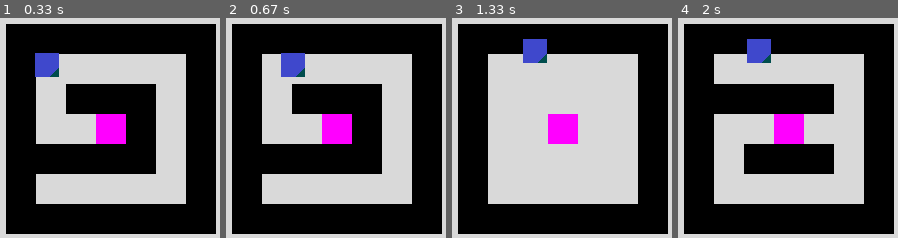
Above: before the commit, frames 1-4 (left to right).
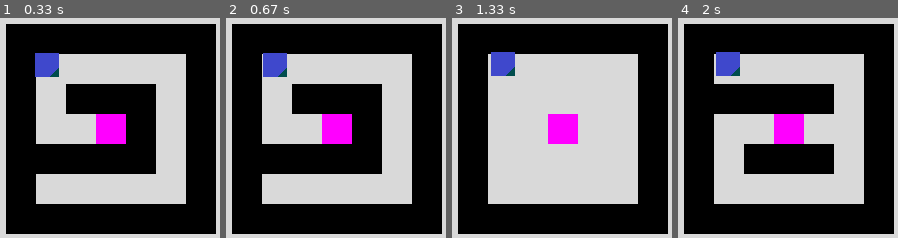
Above: after the commit, the same moments.

Repository: jsmith4925/ai_proj
Game: pygame game, started from Build/classes.py
Two runs of this game, one before a commit and one after it. Both use one fixed random seed, a clock stepped at 60 frames per second and the inputs below.
Inputs:
- Up to frame 1 (0.33 s): no input
- Up to frame 2 (0.67 s): hold Right from 0.33 s (still down)
- Up to frame 3 (1.33 s): release Right at 0.8 s; hold Up 0.83-1.13 s; tap Right Ctrl at 0.9, 1.23 s; tap Ctrl at 0.98 s; hold Right from 1.17 s (still down)
- Up to frame 4 (2 s): tap Right Ctrl at 1.53, 1.73 s; release Right at 1.63 s; hold Left from 1.67 s (still down)

Frame 1 is identical in both runs. In frame 2, 1.9% of the frame differs, in the area x 16-36%, y 15-27%; in frame 3, 2.4%, in the area x 17-44%, y 9-27%; in frame 4, 2.4%.

Commit message:
Working with memory issues

Diff:
--- a/Build/build.py
+++ b/Build/classes.py
@@ -23,7 +23,7 @@
 class Player:
     x = BLOCK_RES + (MAP_PADDING * 1.1)
     y = BLOCK_RES + (MAP_PADDING * 1.1)
-    speed = 1
+    speed = 0.1
 
     def moveRight(self):
         self.x = self.x + self.speed
--- /dev/null
+++ b/Build/collate.py
@@ -0,0 +1,201 @@
+import math
+import time
+import random
+import pygame
+from pygame.locals import *
+import numpy
+import numpy.random as rand
+from arena_functions import *
+import sys
+import os
+
+# GLOBAL CONSTANTS
+BLOCK_RES = 30  # >5
+MAP_PADDING = 5
+GRID_X = 7
+GRID_Y = 7
+
+MAP_WIDTH = (MAP_PADDING*2)+(((GRID_X // 2) * 2 + 1)*BLOCK_RES)
+MAP_HEIGHT = (MAP_PADDING*2)+(((GRID_Y // 2) * 2 + 1)*BLOCK_RES)
+
+# Class for the orange dude
+
+
+class Player(object):
+
+    def __init__(self):
+        x = BLOCK_RES + (MAP_PADDING * 1.2)
+        y = BLOCK_RES + (MAP_PADDING * 1.2)
+        self.rect = pygame.Rect(x, y, BLOCK_RES*0.8, BLOCK_RES*0.8)
+
+    def reset(self):
+        self.rect.x = BLOCK_RES + (MAP_PADDING * 1.2)
+        self.rect.y = BLOCK_RES + (MAP_PADDING * 1.2)
+
+    def move(self, dx, dy):
+        # Move each axis separately.
+        # Note that this checks for collisions both times.
+        if dx != 0:
+            self.move_single_axis(dx, 0)
+        if dy != 0:
+            self.move_single_axis(0, dy)
+
+    def move_single_axis(self, dx, dy):
+
+        # Move the rect
+        self.rect.x += dx
+        self.rect.y += dy
+
+        # If you collide with a wall, move out based on velocity
+        for wall in walls:
+            if self.rect.colliderect(wall.rect):
+                if dx > 0:  # Moving right; Hit the left side of the wall
+                    self.rect.right = wall.rect.left
+                if dx < 0:  # Moving left; Hit the right side of the wall
+                    self.rect.left = wall.rect.right
+                if dy > 0:  # Moving down; Hit the top side of the wall
+                    self.rect.bottom = wall.rect.top
+                if dy < 0:  # Moving up; Hit the bottom side of the wall
+                    self.rect.top = wall.rect.bottom
+
+
+# Nice class to hold a wall rect
+class Wall(object):
+
+    def __init__(self, x, y):
+        walls.append(self)
+        self.rect = pygame.Rect(MAP_PADDING+1+(x*BLOCK_RES),
+                                MAP_PADDING+1 + (y*BLOCK_RES),
+                                BLOCK_RES,
+                                BLOCK_RES)
+
+
+# Convert matrix of ints to colour map
+def draw_maze(grid):
+    WALL = (0, 0, 0)
+    GOAL = (255, 0, 255)
+    screen.fill((217, 217, 217))
+    # Fill the self.arena
+    for x in range(((GRID_X // 2) * 2 + 1)):
+        for y in range(((GRID_Y // 2) * 2 + 1)):
+            if grid[y][x] == True:  # Is Wall
+                # pygame.draw.rect(screen, WALL,
+                #                  [MAP_PADDING+1+(x*BLOCK_RES),
+                #                      MAP_PADDING+1 +
+                #                      (y*BLOCK_RES),
+                #                   BLOCK_RES,
+                #                   BLOCK_RES], 0)
+                Wall(x, y)
+
+    return grid
+
+
+def get_end_rect(grid):
+    maze_middle_x = (GRID_X // 2)
+    maze_middle_y = (GRID_Y // 2)
+    if grid[maze_middle_y][maze_middle_x] == False:
+        end_rect = pygame.Rect(MAP_PADDING+1+(maze_middle_x*BLOCK_RES),
+                               MAP_PADDING+1 + (maze_middle_y*BLOCK_RES),
+                               BLOCK_RES,
+                               BLOCK_RES)
+    elif grid[maze_middle_y+1][maze_middle_x] == False:
+        end_rect = pygame.Rect(MAP_PADDING+1+(maze_middle_x*BLOCK_RES),
+                               MAP_PADDING+1 + (maze_middle_y+1*BLOCK_RES),
+                               BLOCK_RES,
+                               BLOCK_RES)
+    elif grid[maze_middle_y][maze_middle_x+1] == False:
+        end_rect = pygame.Rect(MAP_PADDING+1+(maze_middle_x+1*BLOCK_RES),
+                               MAP_PADDING+1 + (maze_middle_y*BLOCK_RES),
+                               BLOCK_RES,
+                               BLOCK_RES)
+    elif grid[maze_middle_y-1][maze_middle_x-1] == False:
+        end_rect = pygame.Rect(MAP_PADDING+1+(maze_middle_x-1*BLOCK_RES),
+                               MAP_PADDING+1 + (maze_middle_y-1*BLOCK_RES),
+                               BLOCK_RES,
+                               BLOCK_RES)
+
+    return end_rect
+
+
+pygame.init()
+clock = pygame.time.Clock()
+
+running = True
+grid = []
+walls = []
+player = Player()
+size = (MAP_WIDTH, MAP_HEIGHT)
+screen = pygame.display.set_mode(size)
+grid = draw_maze(new_blank_maze(GRID_X, GRID_Y))
+end_rect = get_end_rect(grid)
+pygame.display.flip()
+
+while running:
+    clock.tick(60)
+    key = pygame.key.get_pressed()
+    if key[pygame.K_LEFT]:
+        player.move(-2, 0)
+        draw_maze(grid)
+    if key[pygame.K_RIGHT]:
+        player.move(2, 0)
+        draw_maze(grid)
+    if key[pygame.K_UP]:
+        player.move(0, -2)
+        draw_maze(grid)
+    if key[pygame.K_DOWN]:
+        player.move(0, 2)
+        draw_maze(grid)
+
+    if player.rect.colliderect(end_rect):
+        print("========New Game======")
+        walls = []
+        player.reset()
+        grid = draw_maze(new_maze(GRID_X, GRID_Y))
+        pygame.display.flip()
+
+    for wall in walls:
+        pygame.draw.rect(screen, (0, 0, 0), wall.rect)
+    pygame.draw.rect(screen, (255, 0, 0), end_rect)
+    pygame.draw.rect(screen, (0, 170, 255), player.rect)
+    pygame.display.flip()
+
+    for event in pygame.event.get():
+        if event.type == KEYDOWN:
+
+            if event.key == K_ESCAPE:
+                running = False
+
+            if event.key == K_RCTRL:
+                print("========New Game======")
+                walls = []
+                player.reset()
+                grid = draw_maze(new_maze(GRID_X, GRID_Y))
+                pygame.display.flip()
+
+            if event.key == K_LCTRL:
+                print("========New Game======")
+                walls = []
+                player.reset()
+                grid = draw_maze(new_blank_maze(GRID_X, GRID_Y))
+                pygame.display.flip()
+
+            if event.key == K_p:
+                print(grid)
+
+        if event.type == pygame.MOUSEBUTTONDOWN:
+            # User clicks the mouse. Get the position
+            pos = pygame.mouse.get_pos()
+            # Change the x/y screen coordinates to grid coordinates
+            column = (pos[0] - MAP_PADDING) // BLOCK_RES
+            row = (pos[1] - MAP_PADDING) // BLOCK_RES
+            # Set that location
+            if grid[row][column] == False:
+                grid[row][column] = True
+            elif grid[row][column] == True:
+                grid[row][column] = False
+            grid = draw_maze(grid)
+            pygame.display.flip()
+
+        elif event.type == QUIT:
+            running = False
+        # Move the player if an arrow key is pressed
